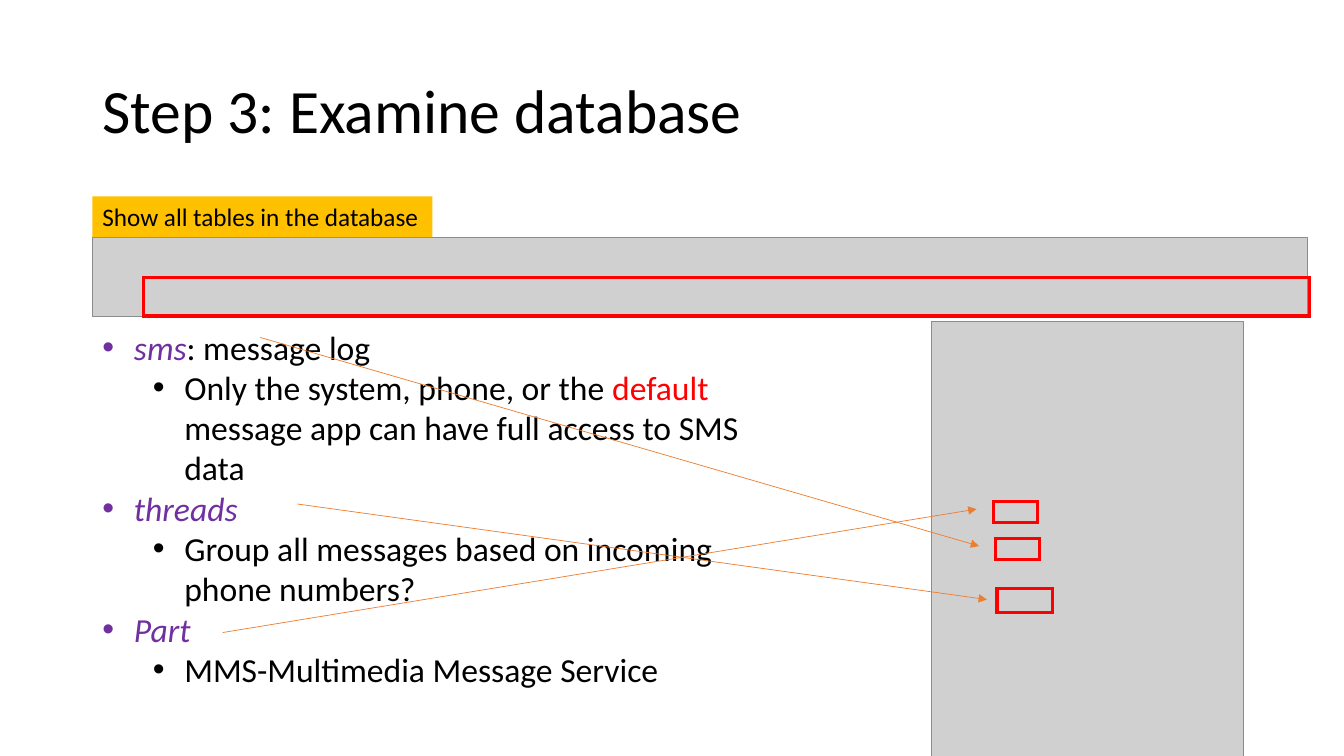
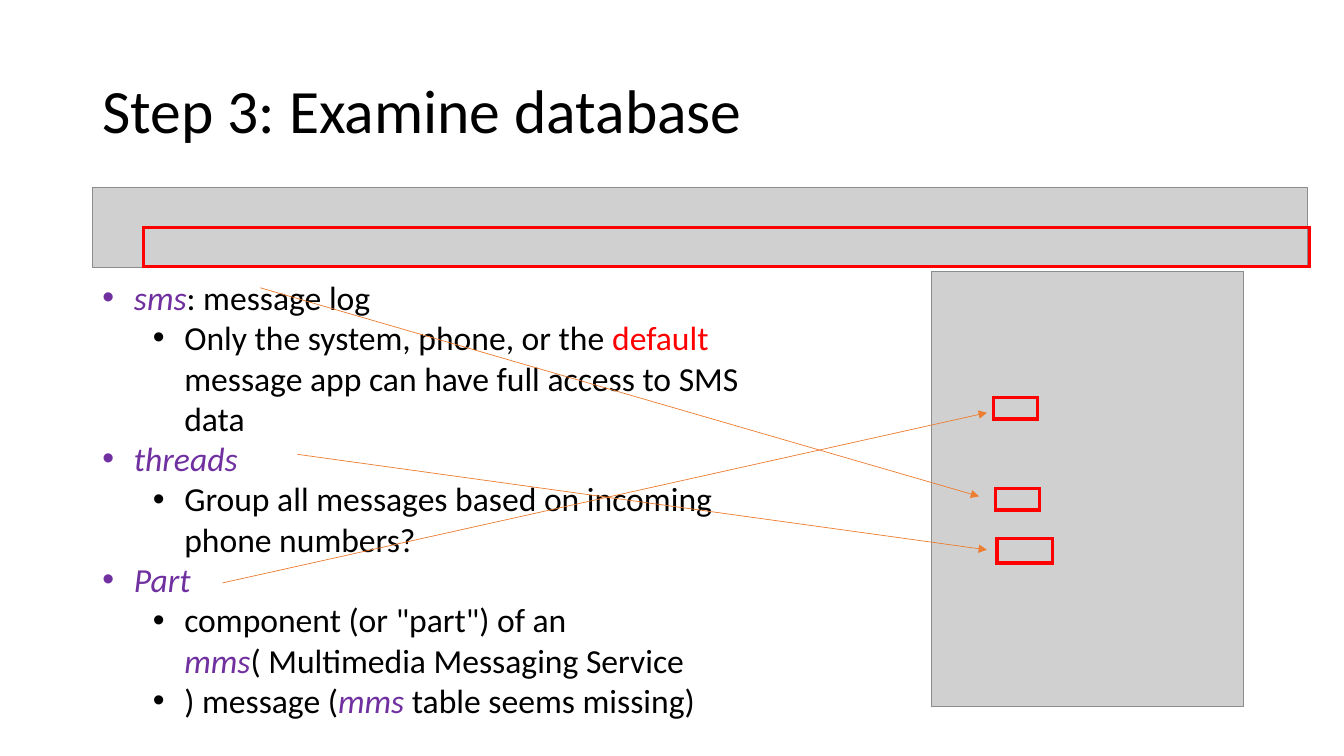
Before and after one commit to frankwxu/digital-forensics-lab, a slide deck: slide 17 of Android10/5_1_1_AOSP_App_Investigations_Messaging.pptx. Drawn at 1344x756 pixels with LibreOffice and Linux fonts; fonts in the diff are those of the drawing; grey boxes stand for pictures; background and template pictures are left out. Boxes give left, top, right and bottom in pixels: in the first picture for what was removed or moved away, otherwise in the second. Text is boxed around its words. In the diff, an @@ line names an element or a change of style, - is before the commit and + after.

```diff
--- a/Android10/5_1_1_AOSP_App_Investigations_Messaging.pptx
+++ b/Android10/5_1_1_AOSP_App_Investigations_Messaging.pptx
@@ rectangle removed at box(93, 197, 433, 237) @@
-Show all tables in the database
@@ 3 rectangles, 2 pictures, 2 arrows, 1 text: place and size @@
-3 rectangles, 2 pictures, 2 arrows, 1 text at box(93, 237, 1311, 756)
+3 rectangles, 2 pictures, 2 arrows, 1 text at box(93, 188, 1311, 719)
@@ arrow moved from (223, 633) - (977, 509) to (223, 583) - (987, 412) @@
@@ rectangle: place and size @@
-rectangle at box(993, 501, 1037, 522)
+rectangle at box(993, 398, 1037, 419)
@@ text at box(184, 607, 695, 719): text changed @@
-  • MMS-Multimedia Message Service
+  • component (or "part") of an mms( Multimedia Messaging Service
+  • ) message (mms table seems missing)
```
Also in this commit, not shown: 3 other slides changed, 1 slide added, 1 slide removed, 1 other file.
